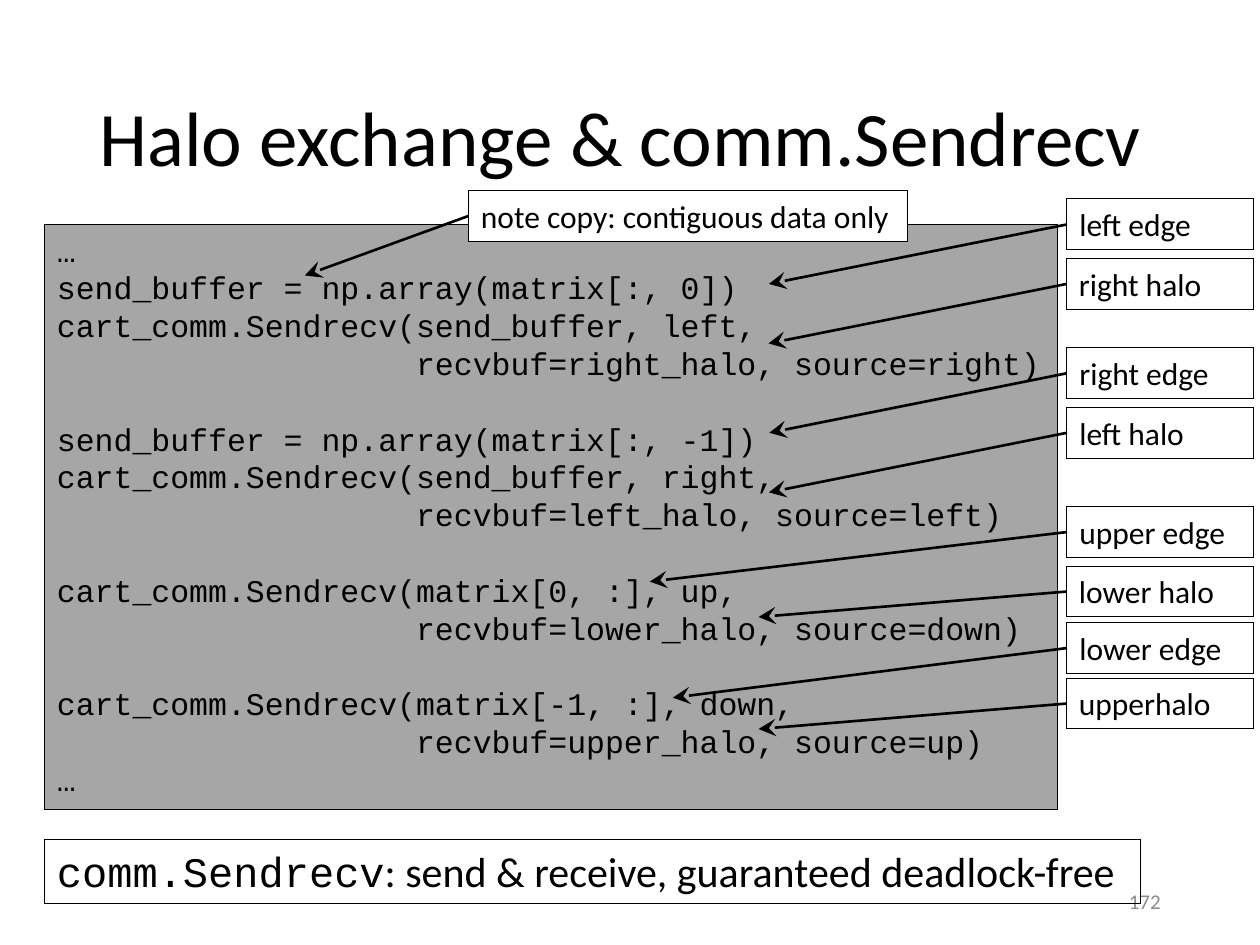
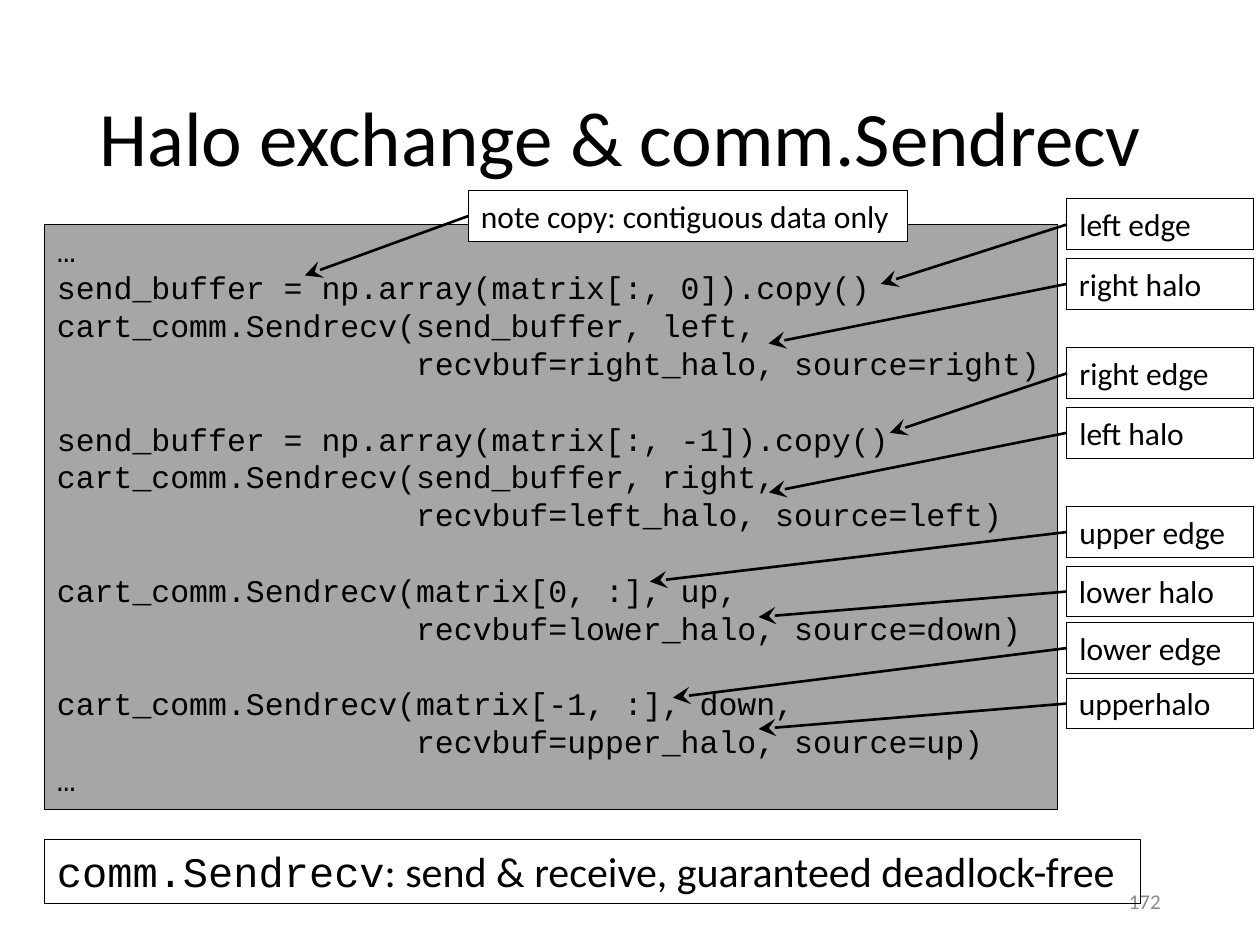
Before and after one commit to gjbex/Python-for-HPC, a slide deck: slide 172 of python_for_hpc.pptx. Drawn at 1260x945 pixels with LibreOffice and Linux fonts; fonts in the diff are those of the drawing. Boxes give left, top, right and bottom in pixels: in the first picture for what was removed or moved away, otherwise in the second. Text is boxed around its words. In the diff, an @@ line names an element or a change of style, - is before the commit and + after.

Commit message:
Fix typos

```diff
--- a/python_for_hpc.pptx
+++ b/python_for_hpc.pptx
@@ arrow moved from (1067, 224) - (769, 284) to (1067, 224) - (881, 284) @@
@@ text in rectangle at (x1=57, y1=277, x2=870, y2=306): text changed @@
-send_buffer = np.array(matrix[:, 0])
+send_buffer = np.array(matrix[:, 0]).copy()
@@ arrow moved from (1067, 373) - (770, 433) to (1067, 373) - (890, 433) @@
@@ text in rectangle at (x1=57, y1=428, x2=889, y2=458): text changed @@
-send_buffer = np.array(matrix[:, -1])
+send_buffer = np.array(matrix[:, -1]).copy()
```
Also in this commit, not shown: 3 other slides changed.
